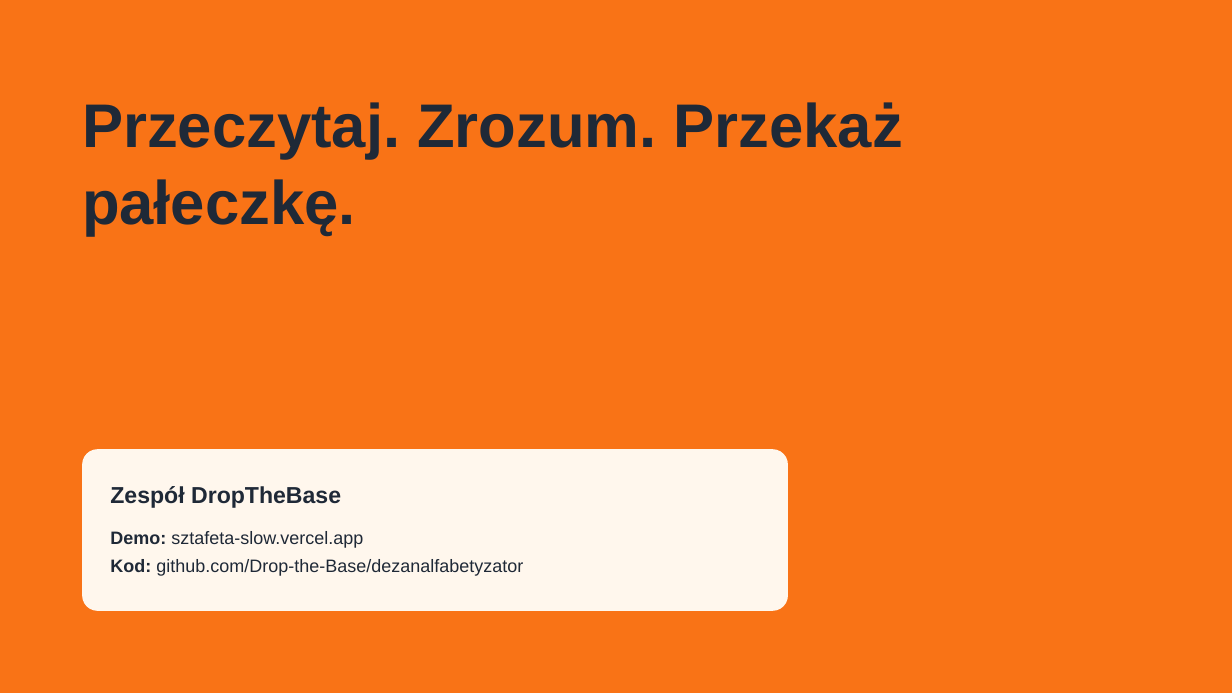
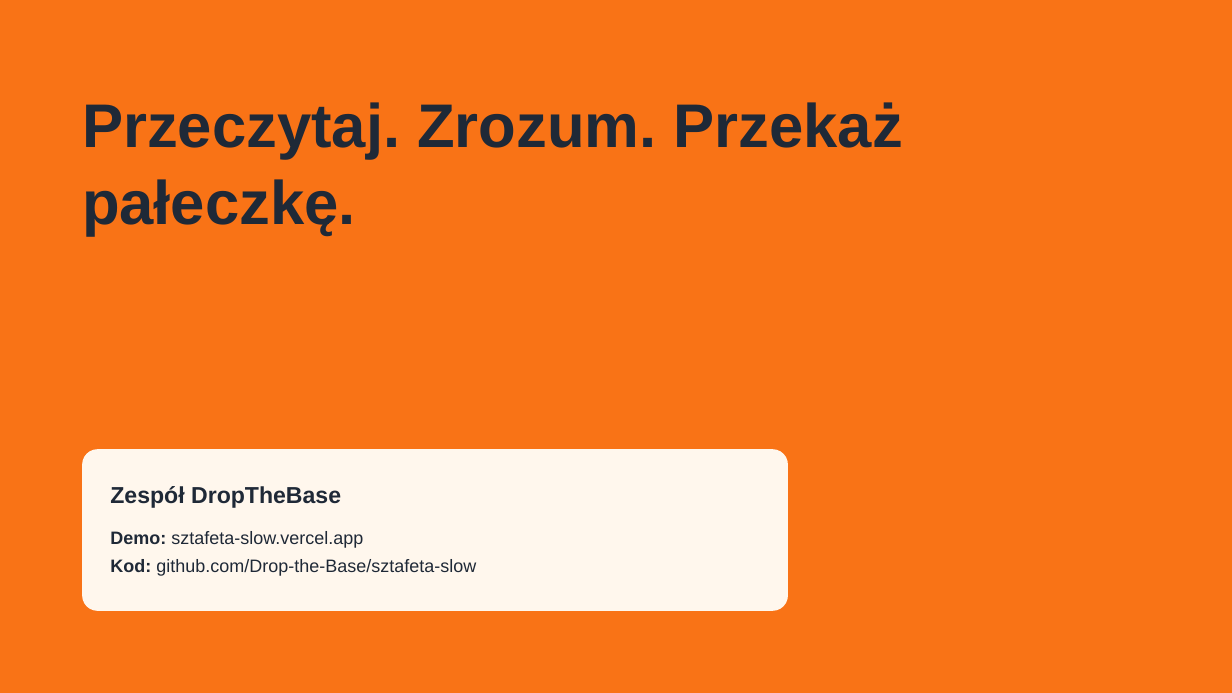
Before and after one commit to Drop-the-Base/dezanalfabetyzator, a slide deck: slide 10 of docs/pitch/Sztafeta-Slow.pptx. Drawn at 1232x693 pixels with LibreOffice and Linux fonts; fonts in the diff are those of the drawing. Boxes give left, top, right and bottom in pixels: in the first picture for what was removed or moved away, otherwise in the second. Text is boxed around its words. In the diff, an @@ line names an element or a change of style, - is before the commit and + after.

```diff
--- a/docs/pitch/Sztafeta-Slow.pptx
+++ b/docs/pitch/Sztafeta-Slow.pptx
@@ text at box(110, 559, 476, 576): text changed @@
-Kod: github.com/Drop-the-Base/dezanalfabetyzator
+Kod: github.com/Drop-the-Base/sztafeta-slow
```
Also in this commit, not shown: 1 other slide changed, 1 other file.
